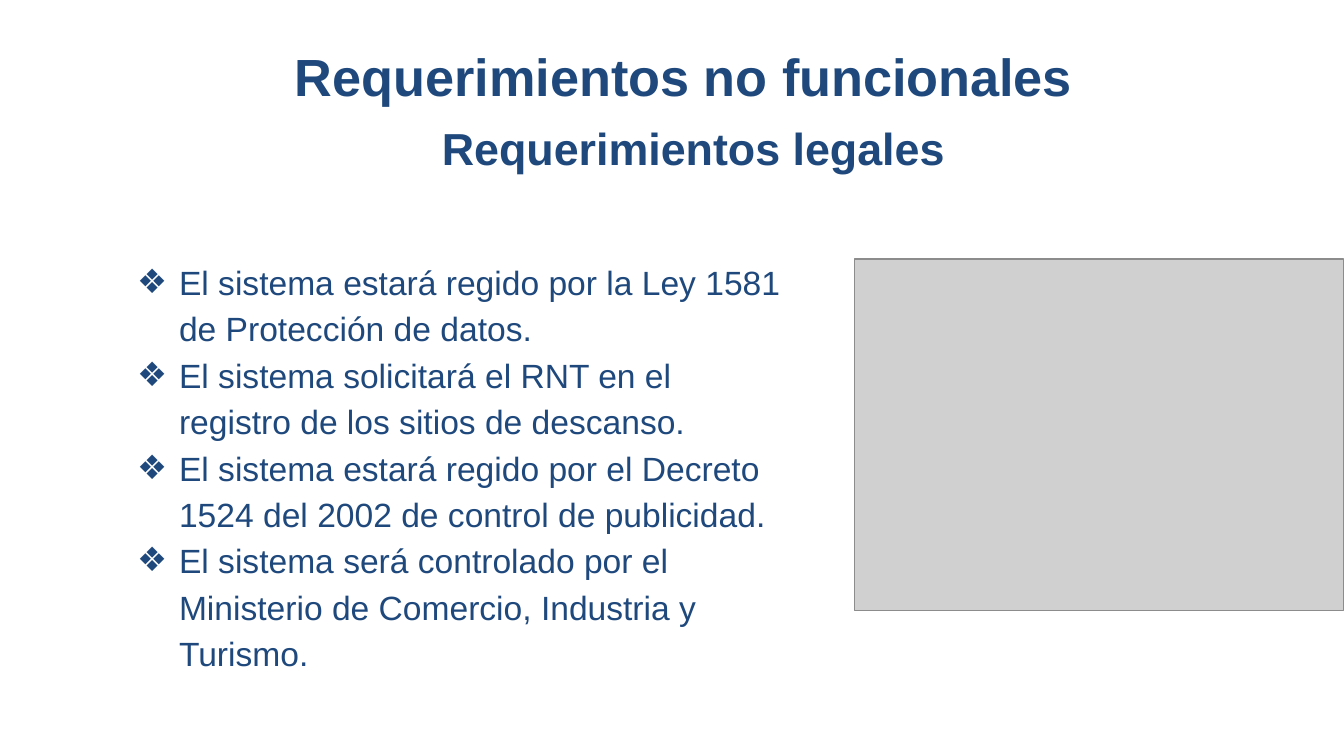
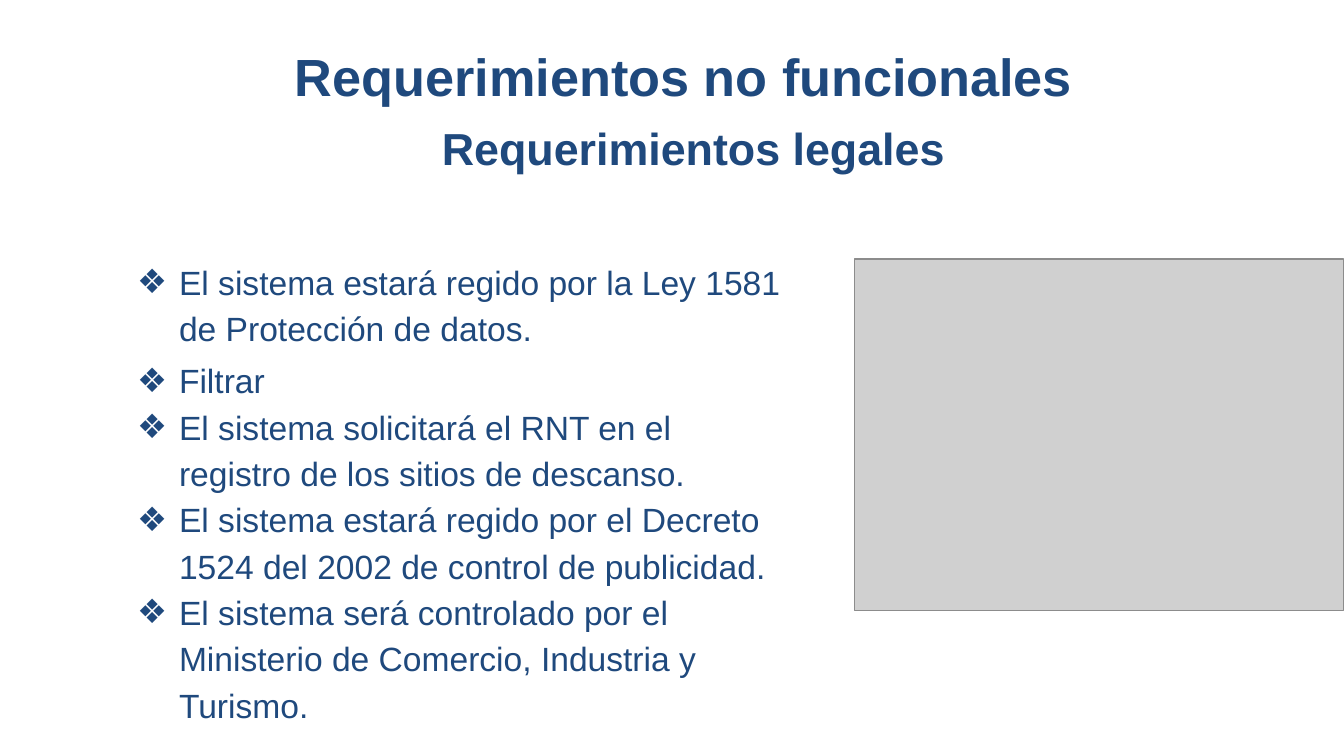
Before and after one commit to LauraV8/ProyectoSena1Tri, a slide deck: slide 25 of Presentación Proyecto.pptx. Drawn at 1344x756 pixels with LibreOffice and Linux fonts; fonts in the diff are those of the drawing; grey boxes stand for pictures; background and template pictures are left out. Boxes give left, top, right and bottom in pixels: in the first picture for what was removed or moved away, otherwise in the second. Text is boxed around its words. In the diff, an @@ line names an element or a change of style, - is before the commit and + after.

```diff
--- a/Presentación Proyecto.pptx
+++ b/Presentación Proyecto.pptx
@@ text at <box>179,368,265,394</box>: paragraph added @@
+❖ Filtrar
```
Also in this commit, not shown: 1 other slide changed, 2 other files.
